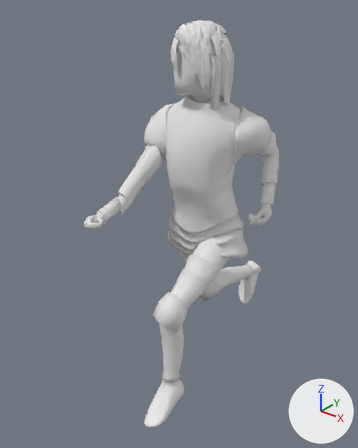
A saved change to the FBX model Content/BattleSystem/Models/Characters/Arthur/KingArthur.fbx.
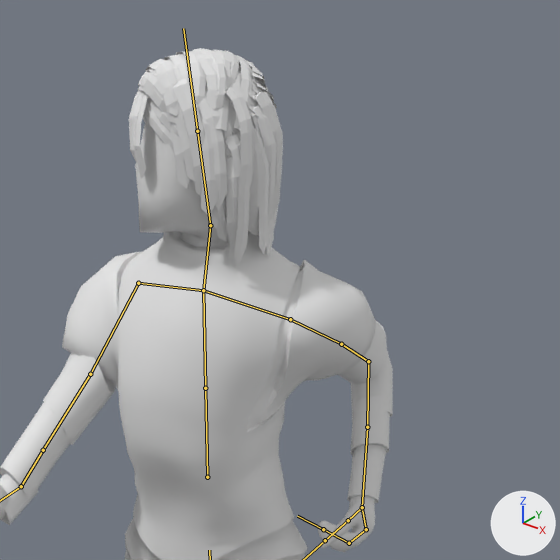
Old and new are each drawn whole from a 50 mm lens placed at (2.69, -3.79, 4.08), pointed at (-0.23, -0.14, 1.81) and again close up on the part from 33% to 97% of the width and 0% to 51% of the height. Arrows for +X, +Y and +Z are at lower right; the lights stay in place. Both versions are drawn at frame 11 of the action 'Armature|OverworldRun'; the numbers are the values there. The bones that bend it are drawn over the model as lines in the close-ups.
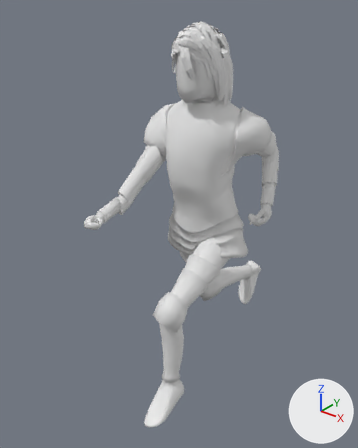
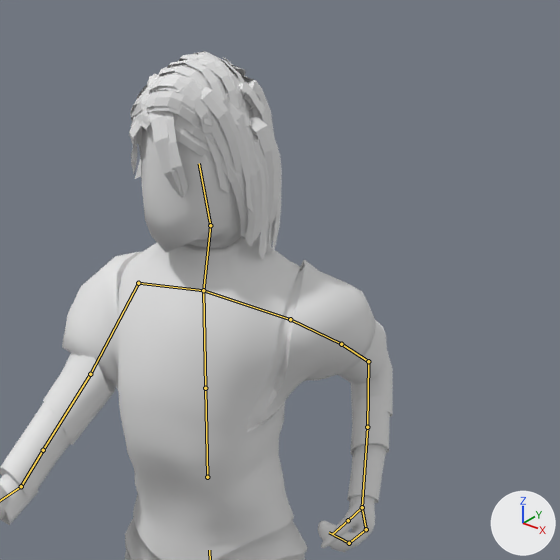
Boxes (x1, y1, x2, y2) around the edits, measured in the close-ups (560 x 560 px):
'Cube.001', posed: before (0, 48, 393, 560); after (0, 51, 393, 560)
bone 'Bone.004', root to tip: before (210, 225) to (197, 131); after (210, 225) to (199, 163)

Edits to the bpy script that builds the scene:
```text
Change bone_bone_004:
    where bone_bone_004 = bpy.data.objects['Armature'].pose.bones['Bone.004']  # child of 'Bone.003'
    bone_bone_004.rotation_quaternion: (0.947, -0.006, -0.318, 0.053) -> (0.998, 0.051, 0.032, 0.011)  # degrees (-3, -37, 7) -> degrees (6, 4, 1)
```
